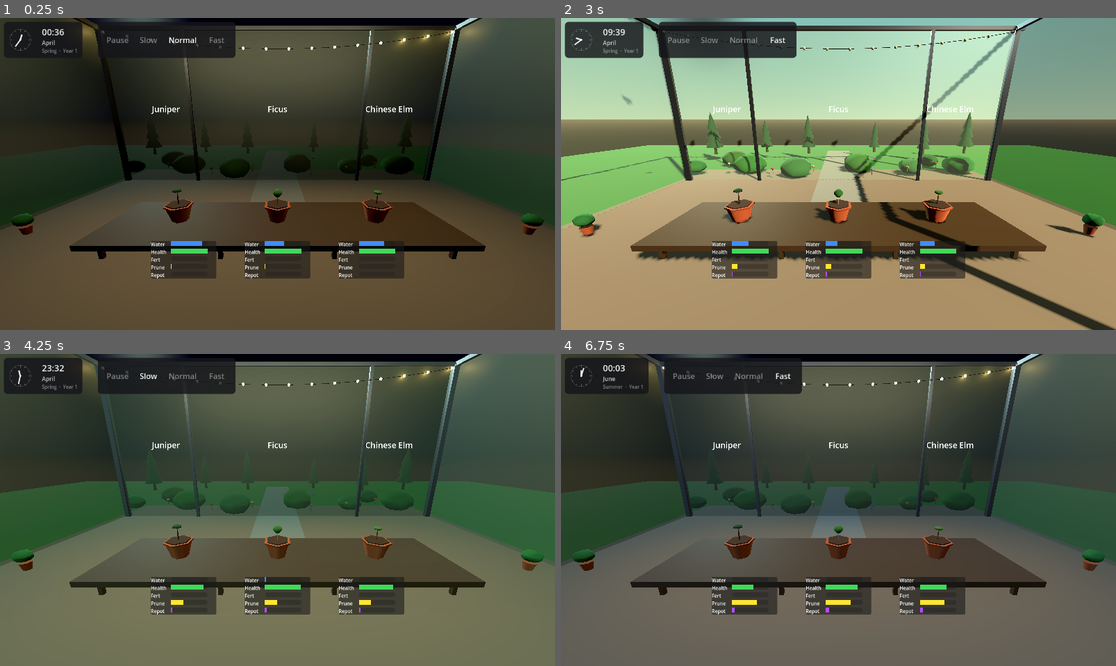
Above: before the commit, frames 1-4 (two rows, left to right).
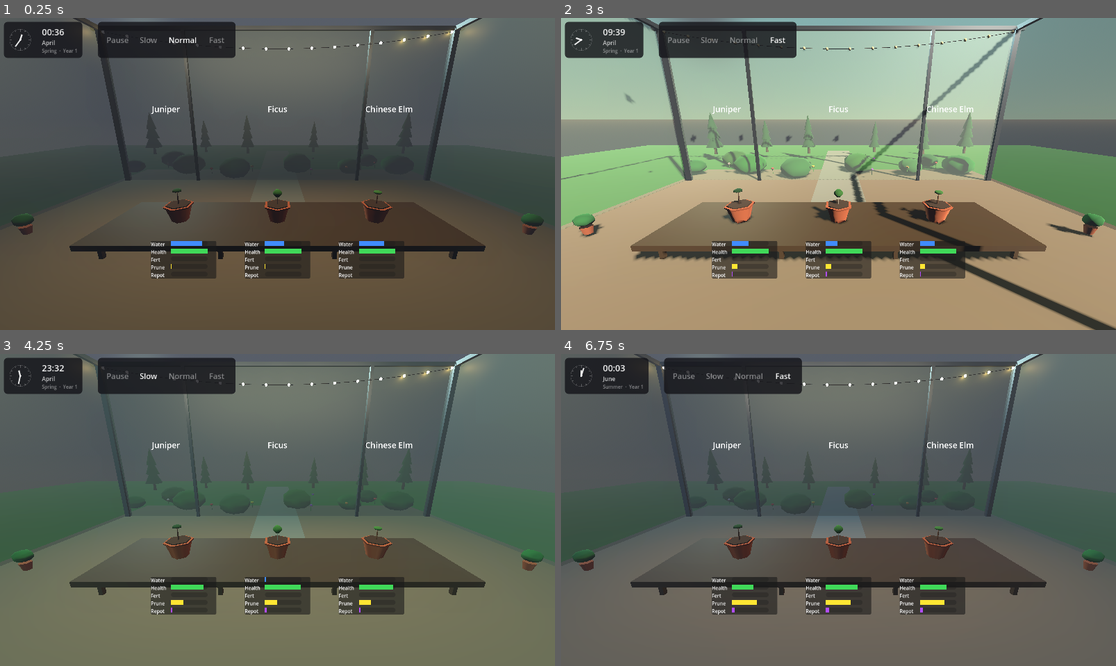
Above: after the commit, the same moments.

Repository: TrineVester/be-bonsai
Game: Godot game, scene res://scenes/main/Main.tscn
The game is run twice, just before and just after one commit, with the same random seed, the same clock (stepped at 60 frames per second) and the same inputs.
Inputs:
- Up to frame 1 (0.25 s): no input
- Up to frame 2 (3 s): click "Normal" at 0.5 s; click "Normal" at 1.25 s; click "Slow" at 2 s; click "Fast" at 2.75 s
- Up to frame 3 (4.25 s): click "Slow" at 3.5 s
- Up to frame 4 (6.75 s): click "Fast" at 4.25 s; click "Slow" at 5 s; click "Normal" at 5.75 s; click "Fast" at 6.5 s

The runs differ from the first frame. In frame 1, 52% of the frame differs, in the area x 0-100%, y 0-78%; in frame 2, 25%; in frame 3, 42%; in frame 4, 43%.

Commit message:
Enable fog effects in sky environment and adjust day-of-year calculation

Diff:
--- a/scenes/greenhouse/GreenhouseEnvironment.gd
+++ b/scenes/greenhouse/GreenhouseEnvironment.gd
@@ -163,13 +163,17 @@
 	env.glow_enabled = true
 	env.glow_intensity = 0.3
 	env.glow_bloom = 0.1
+	env.fog_enabled = true
+	env.fog_density = 0.008
+	env.fog_sky_affect = 0.4
 	world_env.environment = env
 	add_child(world_env)
 
 
 func _update_sky(t: float) -> void:
 	var lat_rad := deg_to_rad(LATITUDE_DEG)
-	var doy     := float((GameClock.get_month() - 1) * 30 + (GameClock.get_day() - 1))
+	# Approximate day-of-year from month (30 days per month approximation)
+	var doy     := float((GameClock.get_month() - 1) * 30)
 	var dec_rad := deg_to_rad(23.45 * sin(TAU * (doy - 81.0) / 360.0))
 
 	# Hour angle: t=0.5 is solar noon (HA=0), t=0/1 is midnight (HA=±π)
